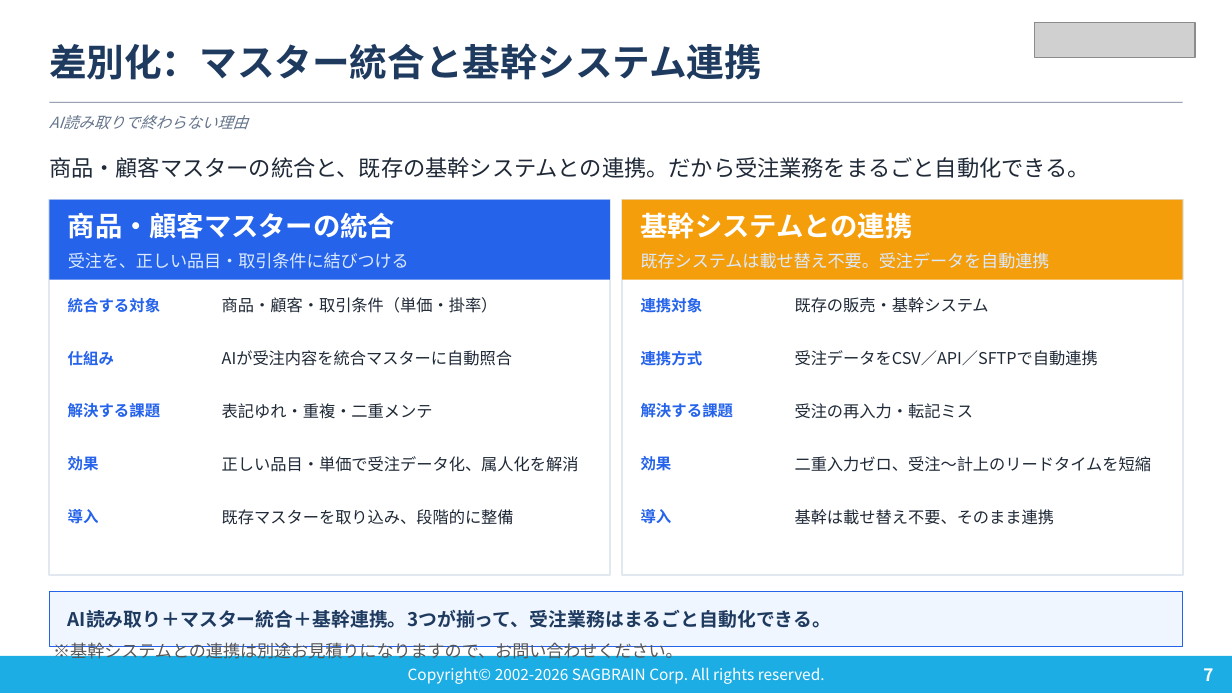
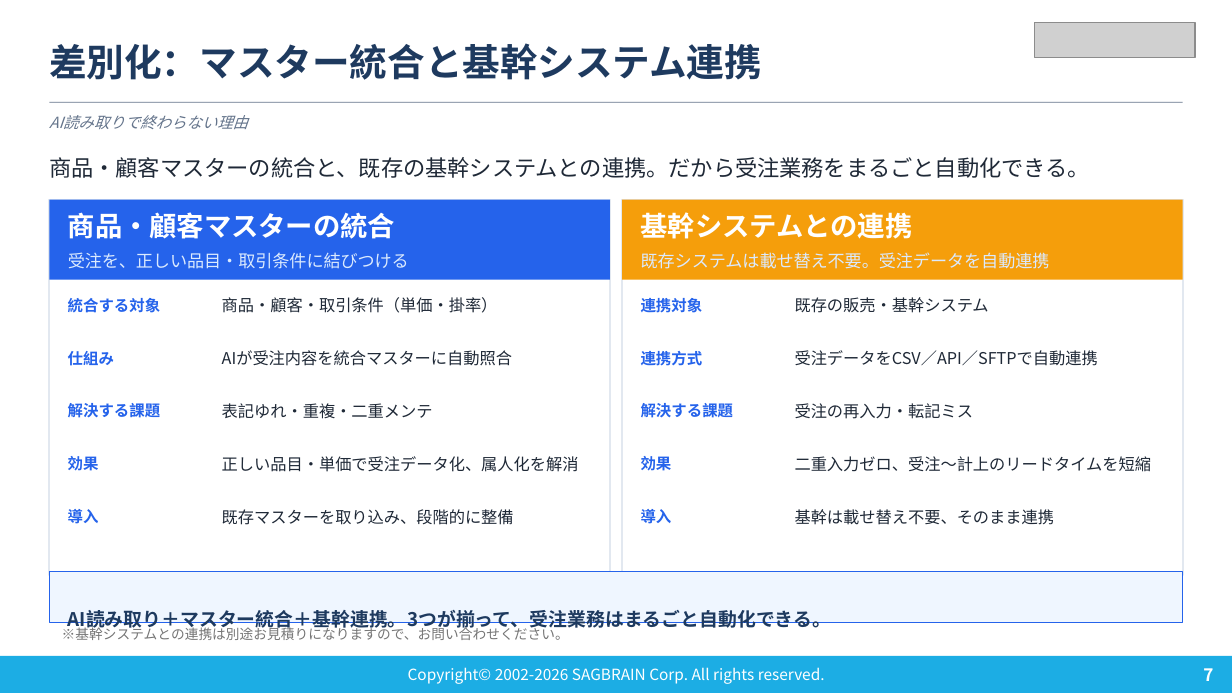
Before and after one commit to sagbrain/Onevio_ORDIA_LP, a slide deck: slide 7 of assets/ORDIA_紹介資料.pptx. Drawn at 1232x693 pixels with LibreOffice and Linux fonts; fonts in the diff are those of the drawing; grey boxes stand for pictures. Boxes give left, top, right and bottom in pixels: in the first picture for what was removed or moved away, otherwise in the second. Text is boxed around its words. In the diff, an @@ line names an element or a change of style, - is before the commit and + after.

```diff
--- a/assets/ORDIA_紹介資料.pptx
+++ b/assets/ORDIA_紹介資料.pptx
@@ rectangle: place and size @@
-rectangle at [49,591,1183,647]
+rectangle at [49,572,1183,623]
@@ text "※基幹システムとの連携は別途お見積りになりますので、お問い合わせください。": place and size @@
-text "※基幹システムとの連携は別途お見積りになりますので、お問い合わせください。" at [53,640,683,663]
+text "※基幹システムとの連携は別途お見積りになりますので、お問い合わせください。" at [62,626,569,640]
@@ text "※基幹システムとの連携は別途お見積りになりますので、お問い合わせください。" at [62,626,569,640]: size 10 to 8 pt, text colour #575757 to #757575 @@
```
Also in this commit, not shown: 1 other slide changed, 1 other file.
